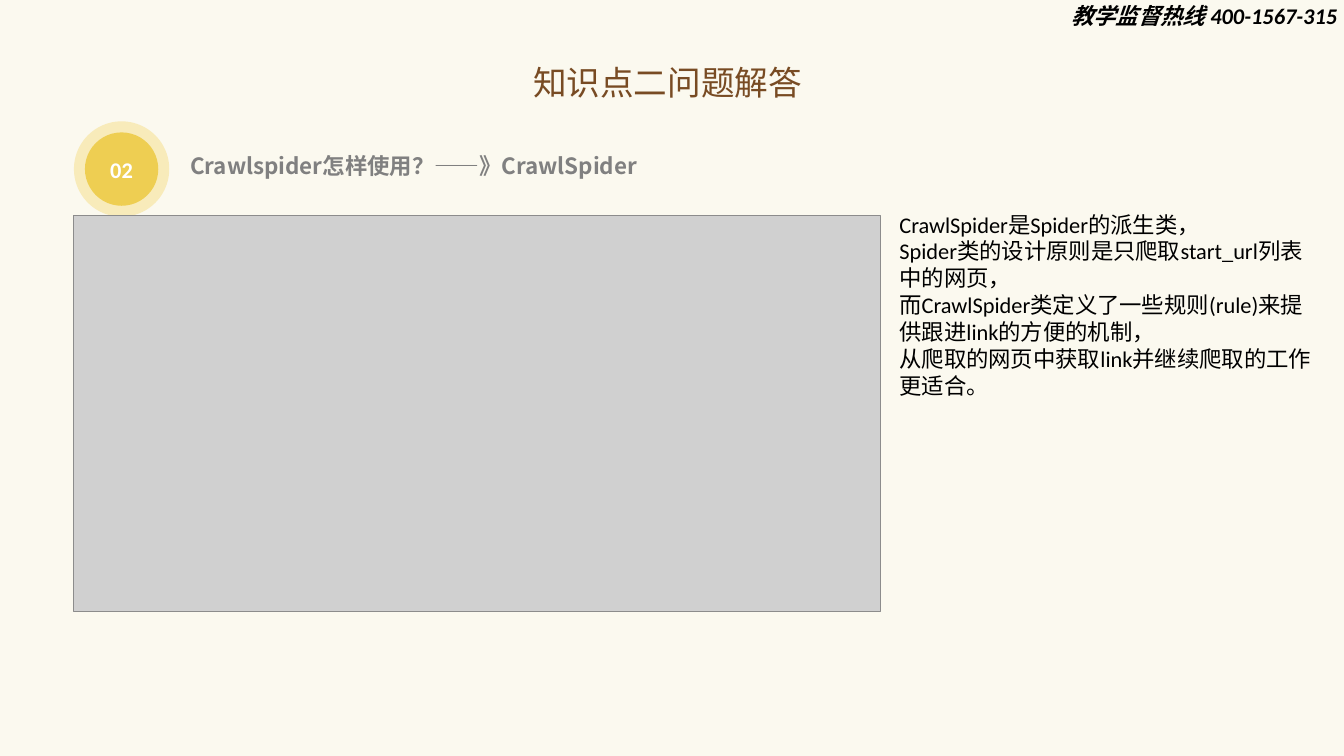
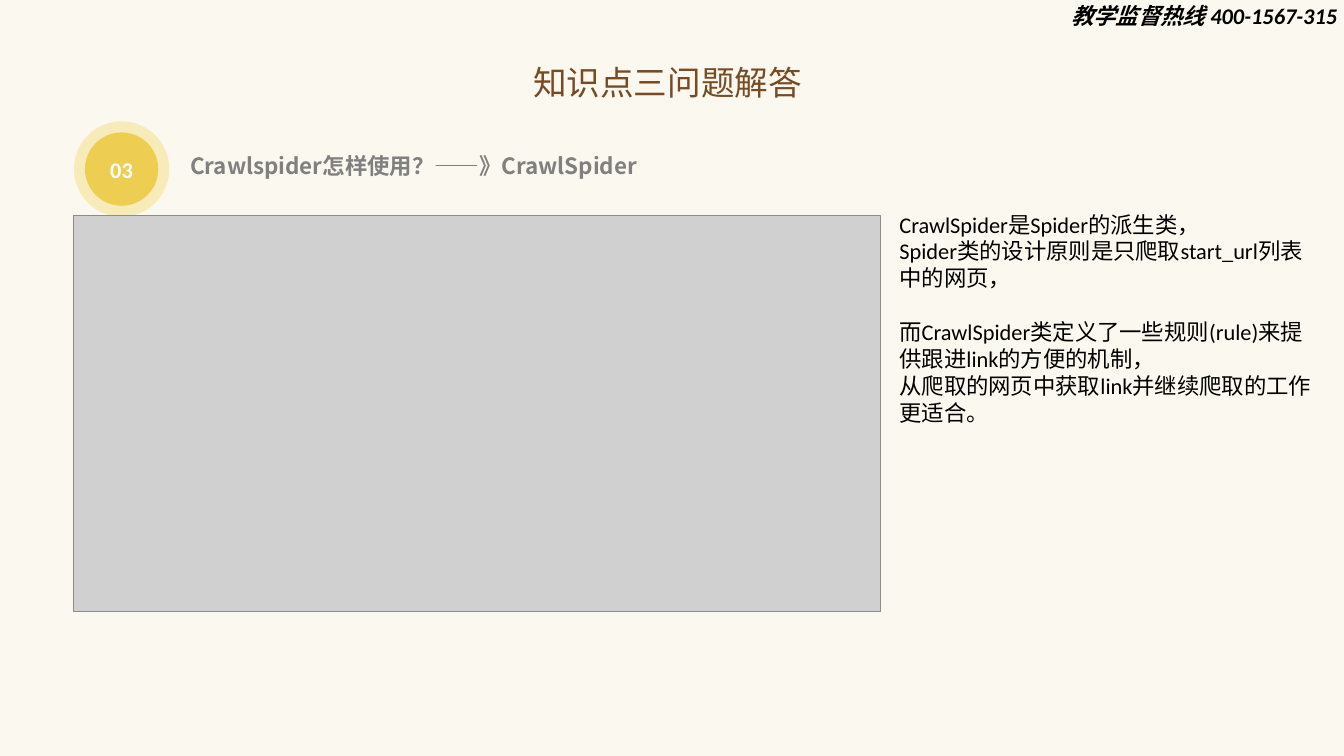
Before and after one commit to zx490336534/spider-review, a slide deck: slide 10 of 课件/python高级标准课件三.pptx (slide 7 before the commit). Drawn at 1344x756 pixels with LibreOffice and Linux fonts; fonts in the diff are those of the drawing; grey boxes stand for pictures; background and template pictures are left out. Boxes give left, top, right and bottom in pixels: in the first picture for what was removed or moved away, otherwise in the second. Text is boxed around its words. In the diff, an @@ line names an element or a change of style, - is before the commit and + after.

```diff
--- a/课件/python高级标准课件三.pptx
+++ b/课件/python高级标准课件三.pptx
@@ text at (533,66,802,98): text changed @@
-知识点二问题解答
+知识点三问题解答
@@ text in ellipse at (110,163,133,178): text changed @@
-02
+03
@@ text "CrawlSpider是Spider的派生类，" rewrapped from (899,214,1311,396) to (899,214,1311,423) @@
```
Also in this commit, not shown: 2 other slides changed, 4 slides added, 1 slide removed, 9 other files.
